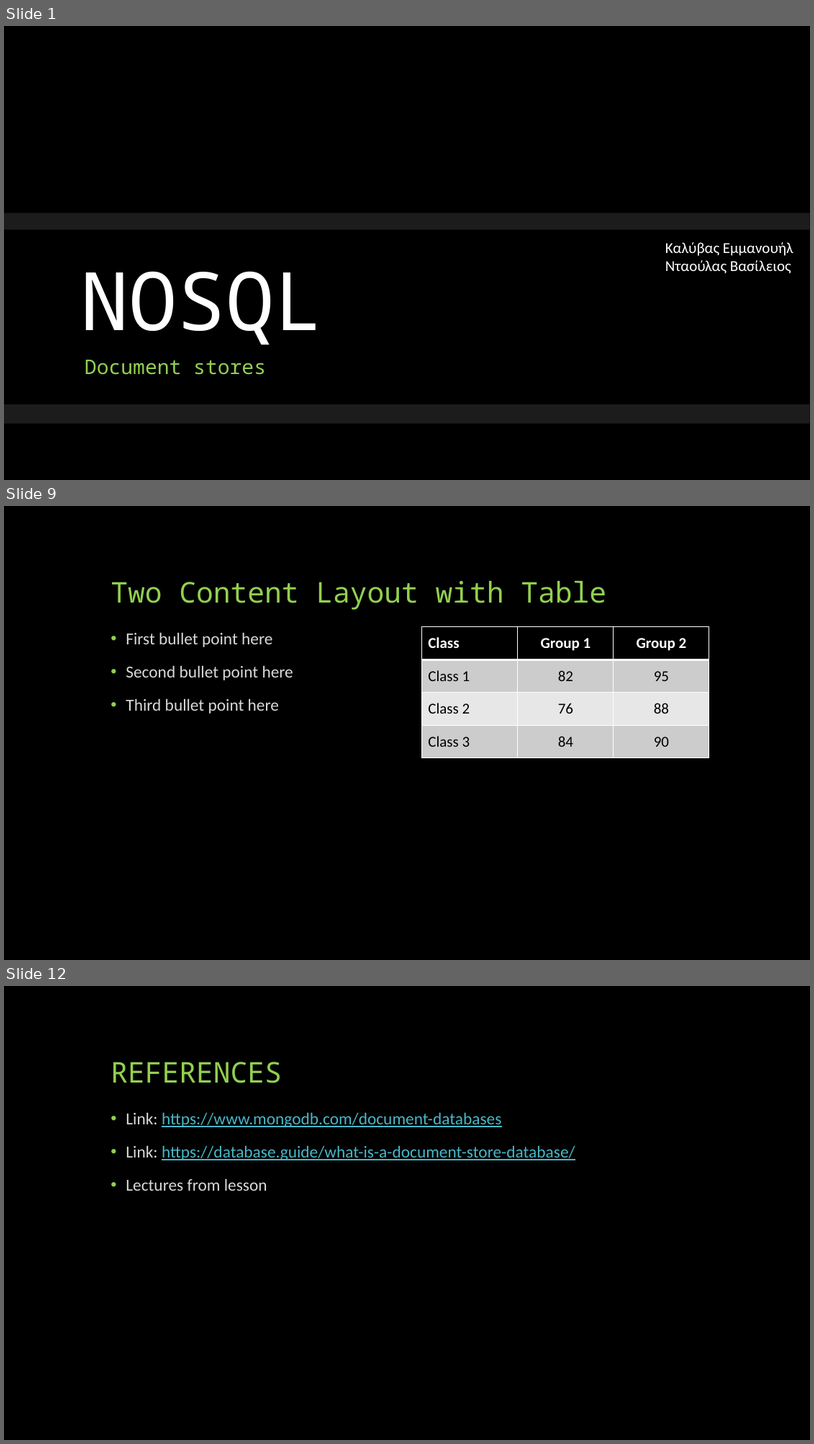
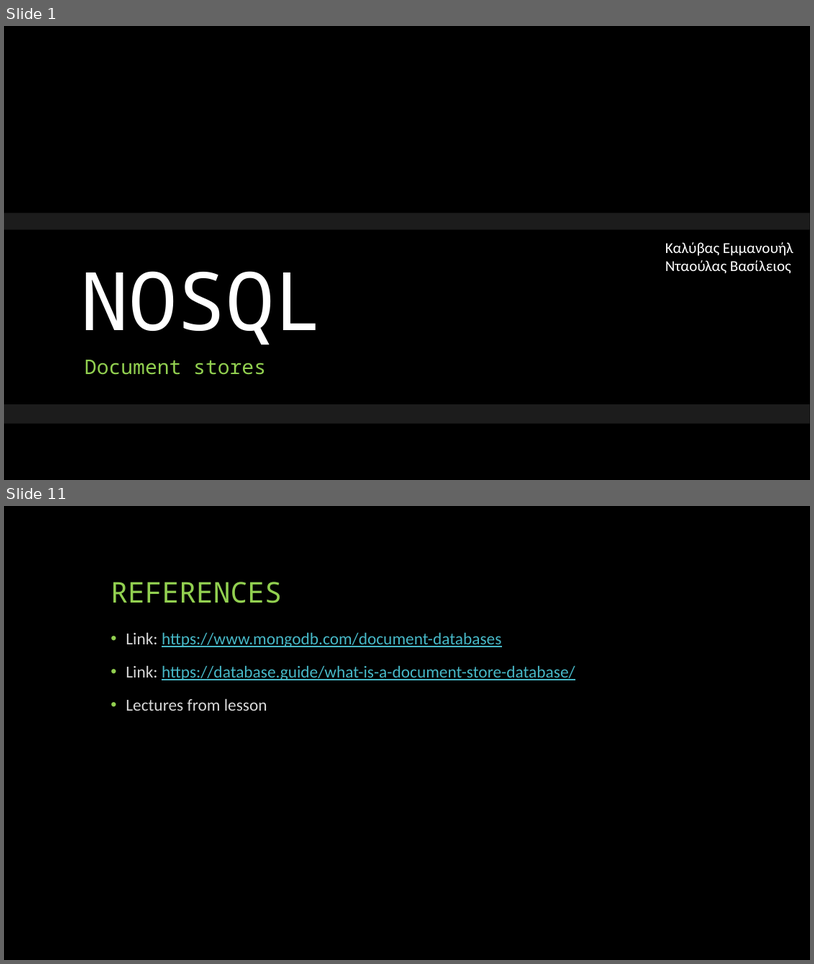
Before and after one commit to MnAppsNet/DominanceQueries, a slide deck: NOSQL - document stores.pptx. Shown one above the other, each under a label of ours: slides 1, 9 and 12 before the commit, slides 1 and 11 after it; the slides between them are not shown. The pictures are 814x1444 and 814x964 pixels, drawn with LibreOffice and Linux fonts; fonts in the diff are those of the drawing; background and template pictures are left out. Boxes give left, top, right and bottom in pixels: in the first picture for what was removed or moved away, otherwise in the second. Text is boxed around its words. In the diff, an @@ line names an element or a change of style, - is before the commit and + after.

```diff
--- a/NOSQL - document stores.pptx
+++ b/NOSQL - document stores.pptx
@@ slide 9 removed at (x1=4, y1=506, x2=810, y2=960), background #000000 @@
@@ title removed at (x1=111, y1=581, x2=607, y2=610) @@
-Two Content Layout with Table
@@ text removed at (x1=126, y1=632, x2=293, y2=713) @@
-• First bullet point here
-• Second bullet point here
-• Third bullet point here
@@ table removed at (x1=422, y1=627, x2=710, y2=758), 4 rows, 3 columns @@
-Class | Group 1 | Group 2
-Class 1 | 82 | 95
-Class 2 | 76 | 88
-Class 3 | 84 | 90
@@ what was slide 12 is now slide 11 @@
```
Also in this commit, not shown: 6 slides changed, 4 slides added, 4 other slides removed.
